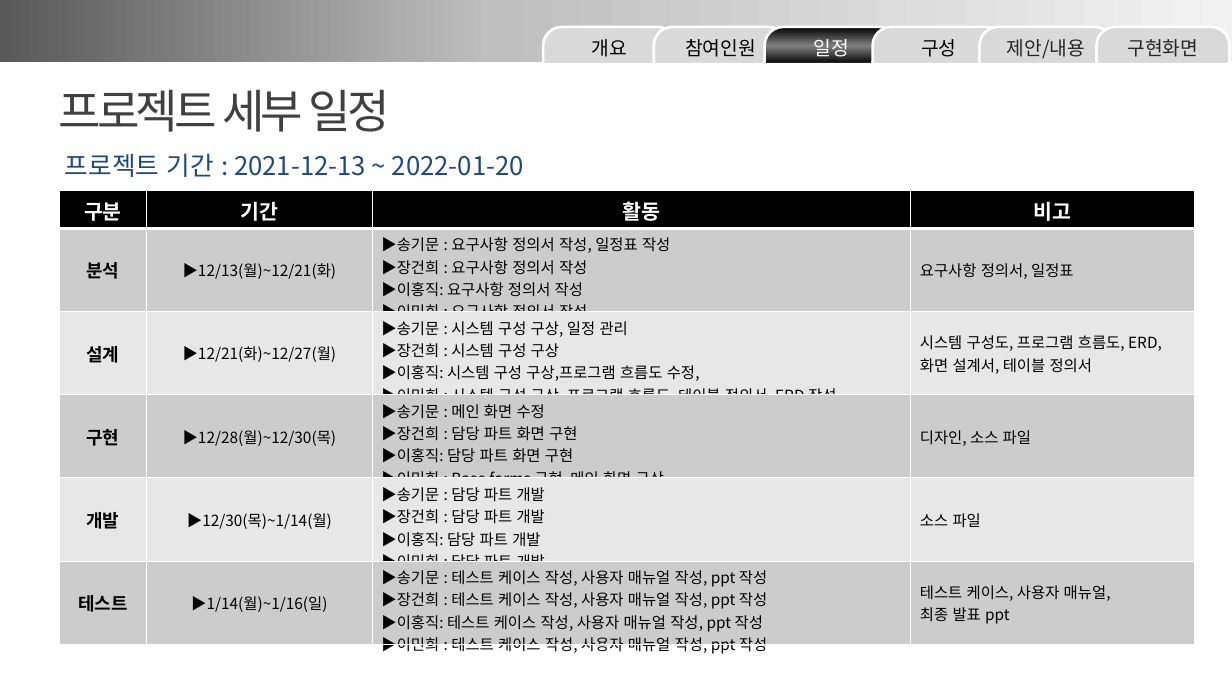
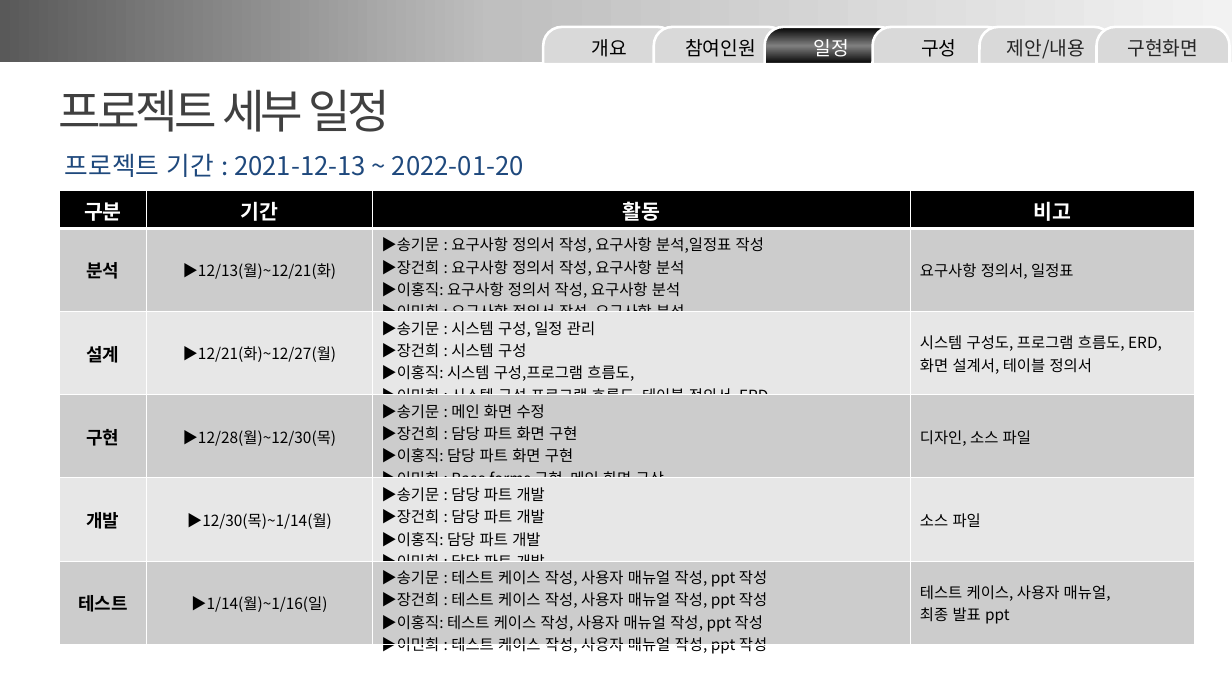
Before and after one commit to minmaxheap/FinalProject, a slide deck: slide 6 of 산출물/Team3 화면 설계 발표 ppt.pptx. Drawn at 1232x693 pixels with LibreOffice and Linux fonts; fonts in the diff are those of the drawing. Boxes give left, top, right and bottom in pixels: in the first picture for what was removed or moved away, otherwise in the second. Text is boxed around its words. In the diff, an @@ line names an element or a change of style, - is before the commit and + after.

```diff
--- a/산출물/Team3 화면 설계 발표 ppt.pptx
+++ b/산출물/Team3 화면 설계 발표 ppt.pptx
@@ table at (59, 191, 1194, 659) @@
-row 2, column 3: ▶송기문 : 요구사항 정의서 작성, 일정표 작성 / ▶장건희 : 요구사항 정의서 작성 / ▶이홍직: 요구사항 정의서 작성 / ▶이민희 : 요구사항 정의서 작성
+row 2, column 3: ▶송기문 : 요구사항 정의서 작성, 요구사항 분석,일정표 작성 / ▶장건희 : 요구사항 정의서 작성, 요구사항 분석 / ▶이홍직: 요구사항 정의서 작성, 요구사항 분석 / ▶이민희 : 요구사항 정의서 작성, 요구사항 분석
-row 3, column 3: ▶송기문 : 시스템 구성 구상, 일정 관리 / ▶장건희 : 시스템 구성 구상 / ▶이홍직: 시스템 구성 구상,프로그램 흐름도 수정, / ▶이민희 : 시스템 구성 구상, 프로그램 흐름도, 테이블 정의서, ERD 작성
+row 3, column 3: ▶송기문 : 시스템 구성, 일정 관리 / ▶장건희 : 시스템 구성 / ▶이홍직: 시스템 구성,프로그램 흐름도, / ▶이민희 : 시스템 구성,프로그램 흐름도, 테이블 정의서, ERD
```
Also in this commit, not shown: 3 other files.
